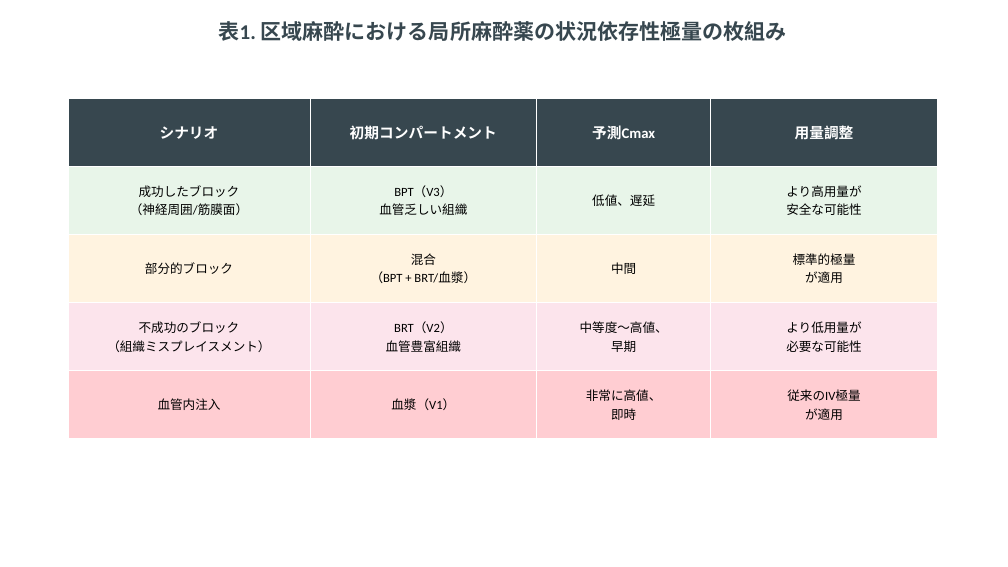
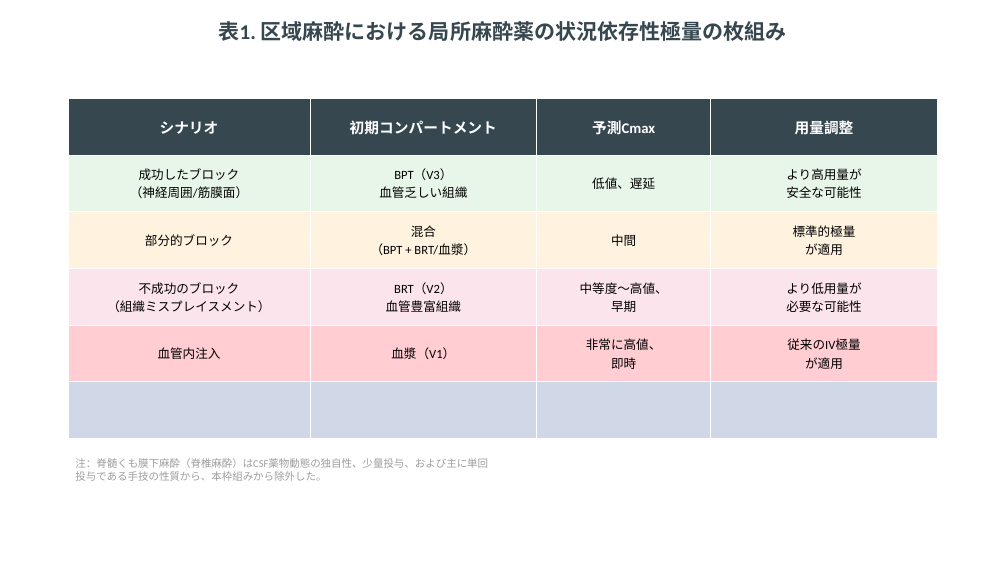
Before and after one commit to bougtoir/bja-initial-compartment-pk, a slide deck: slide 5 of bja-initial-compartment-pk/BJA_Figures_Japanese.pptx. Drawn at 1008x567 pixels with LibreOffice and Linux fonts; fonts in the diff are those of the drawing. Boxes give left, top, right and bottom in pixels: in the first picture for what was removed or moved away, otherwise in the second. Text is boxed around its words. In the diff, an @@ line names an element or a change of style, - is before the commit and + after.

```diff
--- a/bja-initial-compartment-pk/BJA_Figures_Japanese.pptx
+++ b/bja-initial-compartment-pk/BJA_Figures_Japanese.pptx
@@ table at (68, 98, 938, 439) @@
+row 6:  |  |  | 
@@ text added at (75, 458, 488, 481), 10 pt, text #9E9E9E @@
+注：脊髄くも膜下麻酔（脊椎麻酔）はCSF薬物動態の独自性、少量投与、および主に単回
+投与である手技の性質から、本枠組みから除外した。
```
Also in this commit, not shown: 7 other files.
